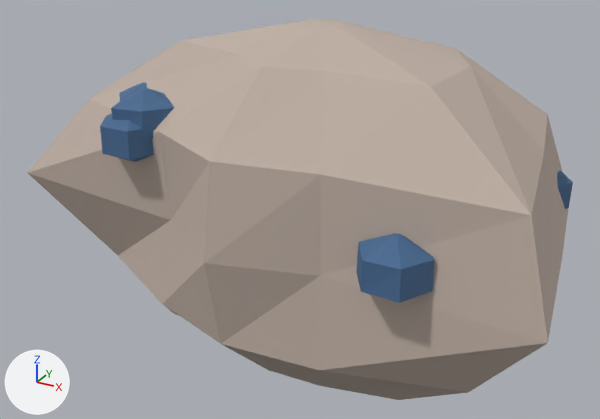
One commit to the glTF model Assets/ModelFactory/Models/DL-008/parts/porous_volcanic.glb: the scene before it, then after it.
One viewpoint serves both versions: a camera (50 mm lens) standing at (1.58, -3.08, 2.12) and looking at (-0.19, 0.13, 0.52). The lights are fixed; the arrows at lower left show +X, +Y and +Z. The picture after the commit comes second. Where no turn or scale is listed for an object, it has been applied to the vertices. Vertices at exactly the same position are counted once.

The first picture shows 'DL008_PorousVolcanicStone_shadow_blue', 'DL008_PorousVolcanicStone_stone_warm'.
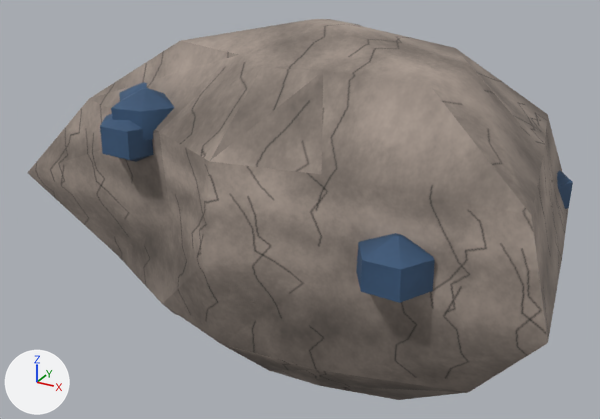
Edits to the bpy script that builds the scene:
```text
Add img_detail_organic:
    img_detail_organic = load_image('detail_organic', '_unpacked/detail_organic', 256, 256, 'sRGB')
Add img_detail_rock:
    img_detail_rock = load_image('detail_rock', '_unpacked/detail_rock', 256, 256, 'sRGB')
Change mat_stone_warm:
    remove # nodes: BsdfPrincipled, OutputMaterial
    remove # colours: light grey #bfafa4
    nodes: BsdfPrincipled, Mix x2, OutputMaterial, TexImage, VertexColor
    colours: light grey #bfafa4, mixed with the vertex colours
    uses the picture img_detail_rock
Change mat_shadow_blue:
    remove # nodes: BsdfPrincipled, OutputMaterial
    remove # colours: blue #456990
    nodes: BsdfPrincipled, Mix x2, OutputMaterial, TexImage, VertexColor
    colours: blue #456990, mixed with the vertex colours
    uses the picture img_detail_organic
Change me_dl008_porousvolcanicstone_stone_warm:
    where me_dl008_porousvolcanicstone_stone_warm.from_pydata(...)  # 79 vertices, 154 faces; spans x -1.43..1.17, y -0.76..1.25, z -0.15..1.45
    used by ob_dl008_porousvolcanicstone_stone_warm; location = (0.0, 0.0, 0.0)
    me_dl008_porousvolcanicstone_stone_warm part 1: texture (UV) coordinates changed
    me_dl008_porousvolcanicstone_stone_warm part 2: vertex colours changed
```

Boxes (x1, y1, x2, y2) around the edits, measured in the pictures (600 x 419 px):
'DL008_PorousVolcanicStone_stone_warm', surface changed, recoloured (darker): (28, 19, 568, 400) in both
'DL008_PorousVolcanicStone_shadow_blue', surface changed: (100, 82, 573, 303) in both
